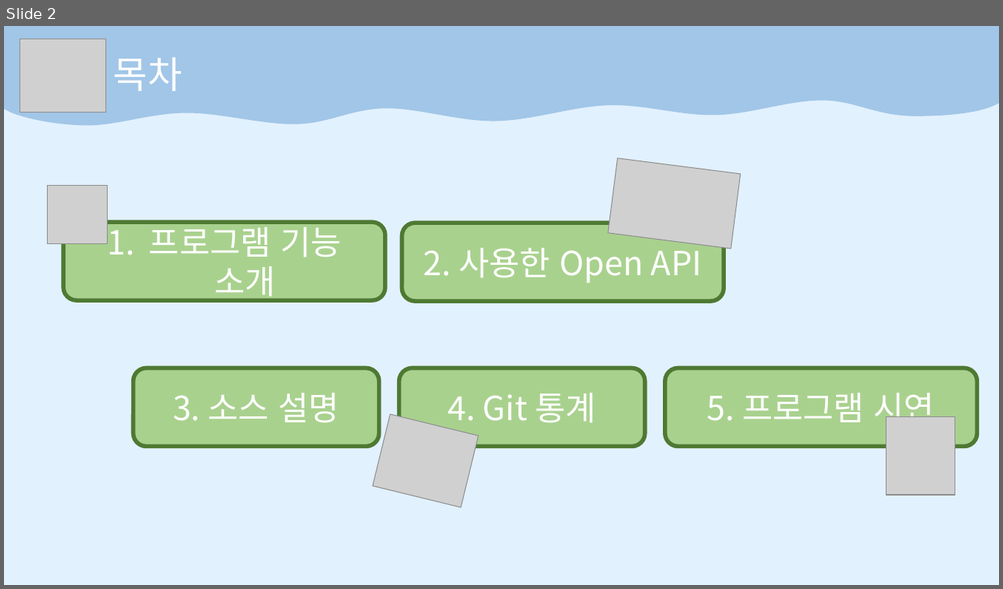
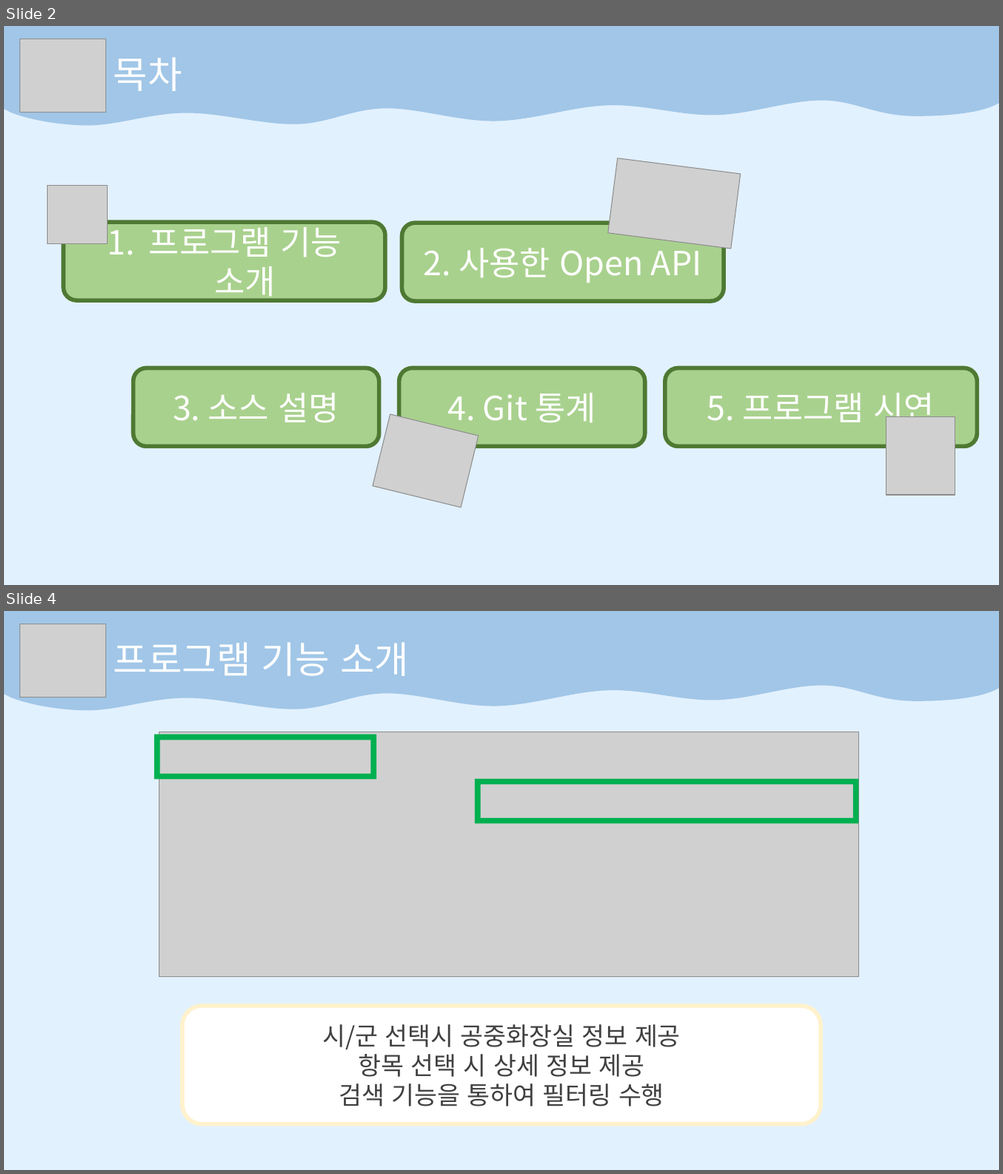
Before and after one commit to HongMyengJin/scriptlang, a slide deck: TermProject/Term최종발표.pptx. Shown one above the other, each under a label of ours: slide 2 before the commit, slides 2 and 4 after it; the slides between them are not shown. The pictures are 1003x589 and 1003x1174 pixels, drawn with LibreOffice and Linux fonts; fonts in the diff are those of the drawing; grey boxes stand for pictures. Boxes give left, top, right and bottom in pixels: in the first picture for what was removed or moved away, otherwise in the second. Text is boxed around its words. In the diff, an @@ line names an element or a change of style, - is before the commit and + after.

```diff
--- a/TermProject/Term최종발표.pptx
+++ b/TermProject/Term최종발표.pptx
@@ slide 4 added at bbox=[4, 611, 999, 1170], background #E2F1FE @@
@@ freeform shape added at bbox=[4, 611, 999, 710], fill #A1C6E7 @@
@@ picture added at bbox=[20, 624, 106, 697] @@
@@ text added at bbox=[114, 642, 409, 676], 36 pt, text #FFFFFF @@
+프로그램 기능 소개
@@ frame added at bbox=[154, 734, 376, 779], fill #00B050 @@
@@ picture added at bbox=[159, 732, 859, 977] @@
@@ frame added at bbox=[475, 779, 858, 823], fill #00B050 @@
@@ rounded rectangle added at bbox=[182, 1006, 821, 1125], fill #FFFFFF, outline #FFF2CC 4 pt, 24 pt, text #404040 @@
+시/군 선택시 공중화장실 정보 제공
+항목 선택 시 상세 정보 제공
+검색 기능을 통하여 필터링 수행
```
Also in this commit, not shown: 5 slides changed, 6 other slides added, 1 slide removed, 52 other files.
